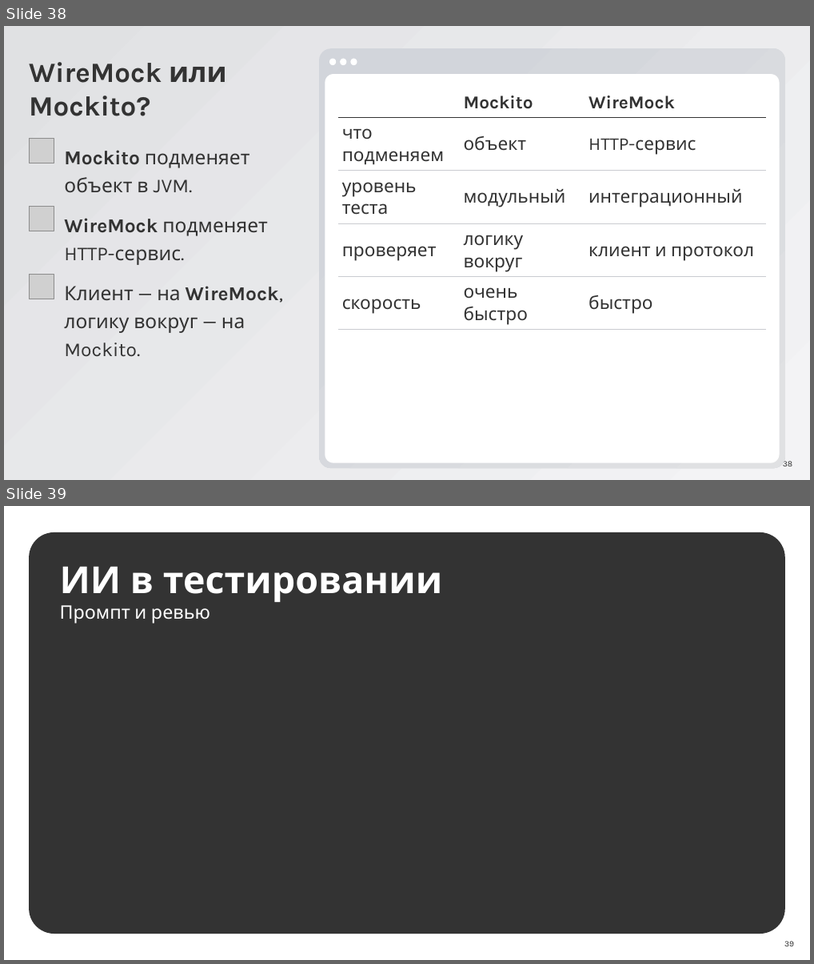
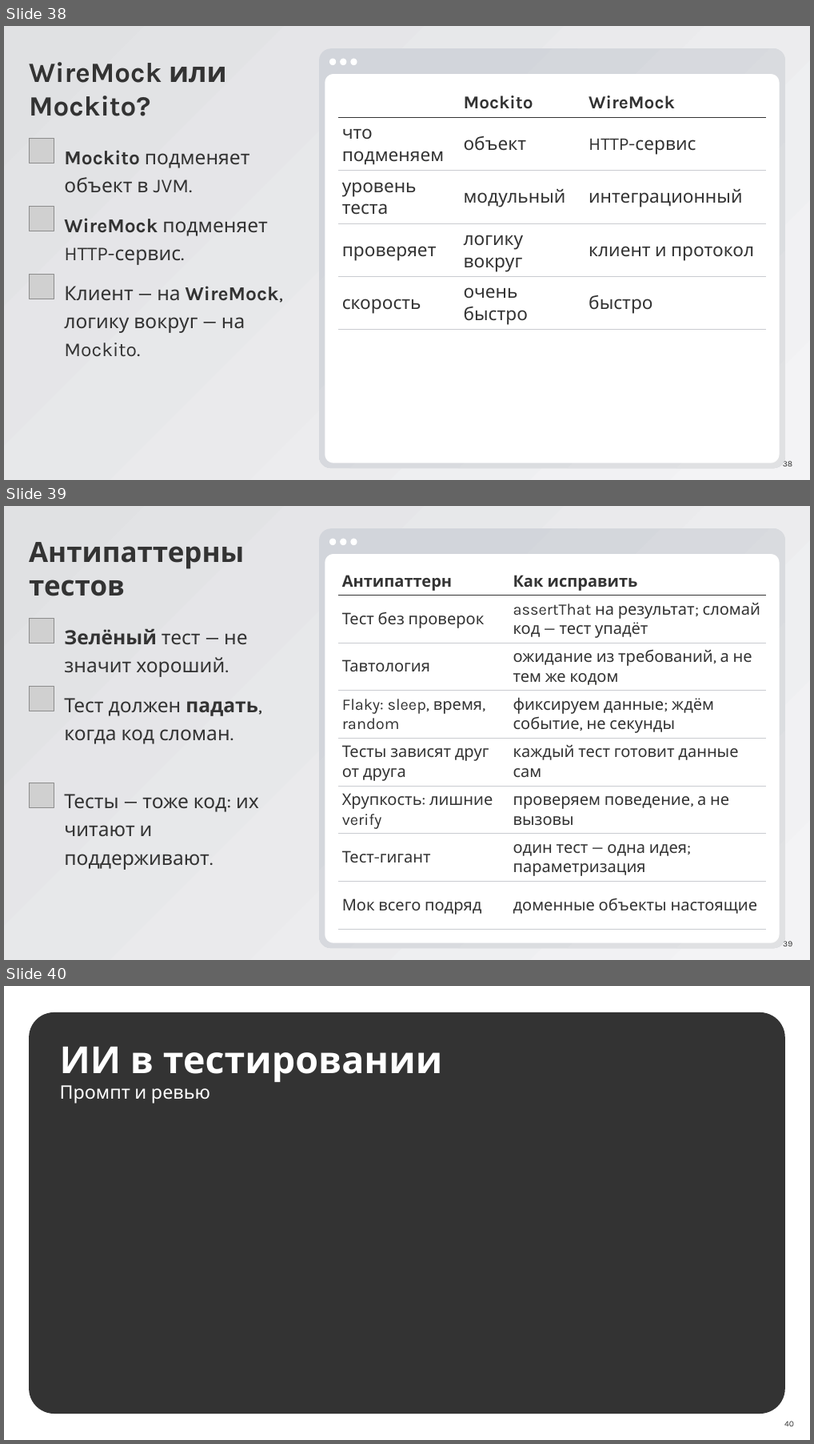
Before and after one commit to ArthurAipov/market-pulse-innopolis, a slide deck: advanced/docs/seminar8/Семинар 8.pptx. Shown one above the other, each under a label of ours: slides 38 and 39 before the commit, slides 38, 39 and 40 after it. The pictures are 814x964 and 814x1444 pixels, drawn with LibreOffice and Linux fonts; fonts in the diff are those of the drawing; grey boxes stand for pictures; background and template pictures are left out. Boxes give left, top, right and bottom in pixels: in the first picture for what was removed or moved away, otherwise in the second. Text is boxed around its words. In the diff, an @@ line names an element or a change of style, - is before the commit and + after.

```diff
--- a/advanced/docs/seminar8/Семинар 8.pptx
+++ b/advanced/docs/seminar8/Семинар 8.pptx
@@ slide 39 added at box(4, 506, 810, 960), background #FFFFFF; not listed: 1 template element that a slide beside it also shows @@
@@ text added at box(29, 542, 244, 596), 54 pt, text #333333, bold @@
+Антипаттерны тестов
@@ group added at box(319, 528, 786, 949): 3 ellipses, 2 rounded rectangles @@
@@ table added at box(338, 568, 766, 929), 8 rows, 2 columns @@
+Антипаттерн | Как исправить
+Тест без проверок | assertThat на результат; сломай код — тест упадёт
+Тавтология | ожидание из требований, а не тем же кодом
+Flaky: sleep, время, random | фиксируем данные; ждём событие, не секунды
+Тесты зависят друг от друга | каждый тест готовит данные сам
+Хрупкость: лишние verify | проверяем поведение, а не вызовы
+Тест-гигант | один тест — одна идея; параметризация
+Мок всего подряд | доменные объекты настоящие
@@ picture added at box(29, 619, 54, 644) @@
@@ text added at box(64, 629, 248, 677), 38 pt, text #333333 @@
+Зелёный тест — не значит хороший.
@@ picture added at box(29, 687, 54, 712) @@
@@ text added at box(64, 698, 262, 744), 38 pt, text #333333 @@
+Тест должен падать, когда код сломан.
@@ picture added at box(29, 783, 54, 808) @@
@@ text added at box(64, 794, 259, 870), 38 pt, text #333333 @@
+Тесты — тоже код: их читают и поддерживают.
@@ page number added at box(783, 941, 793, 947), 16 pt, text #333333 @@
+39
@@ what was slide 39 is now slide 40 @@
@@ page number at box(785, 1421, 794, 1427): text changed @@
-39
+40
```
Also in this commit, not shown: 1 other file.
